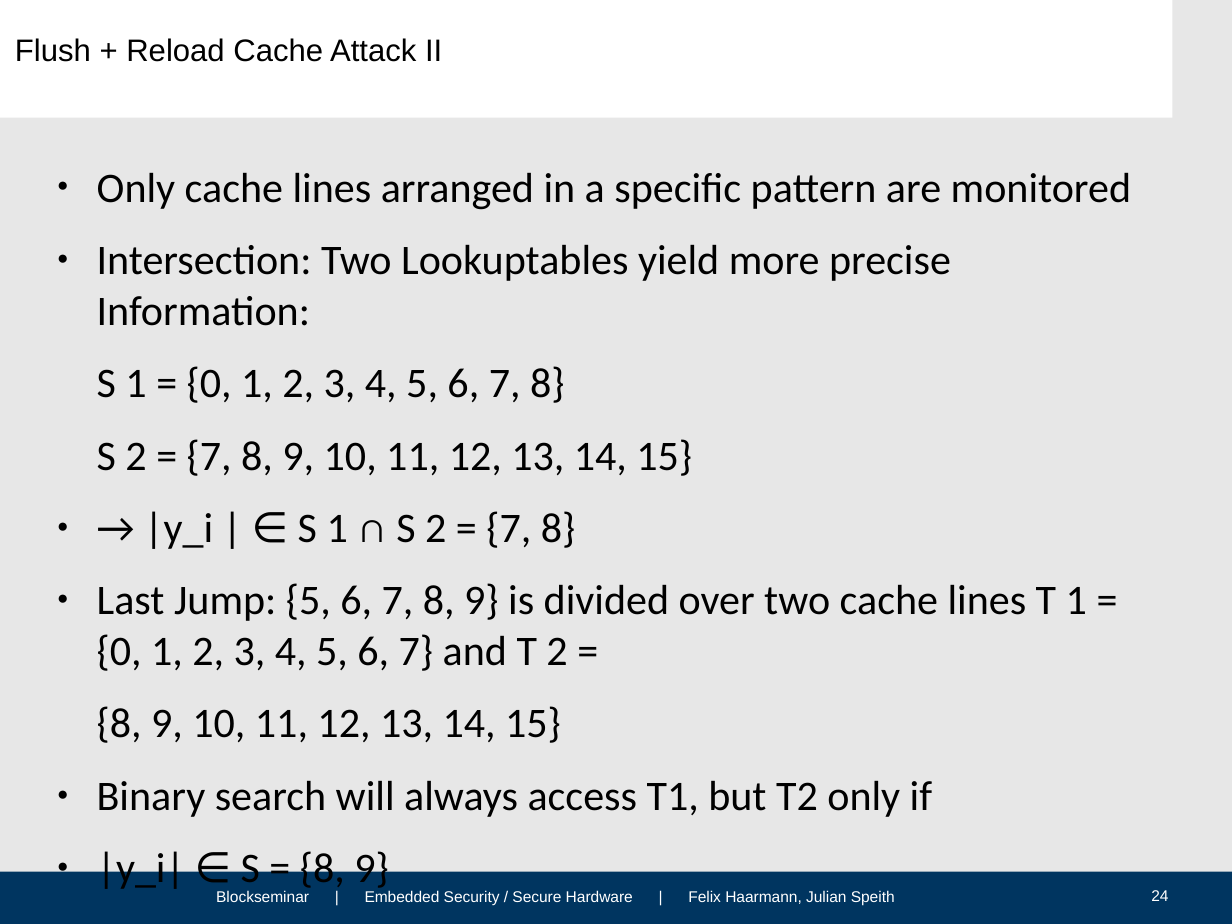
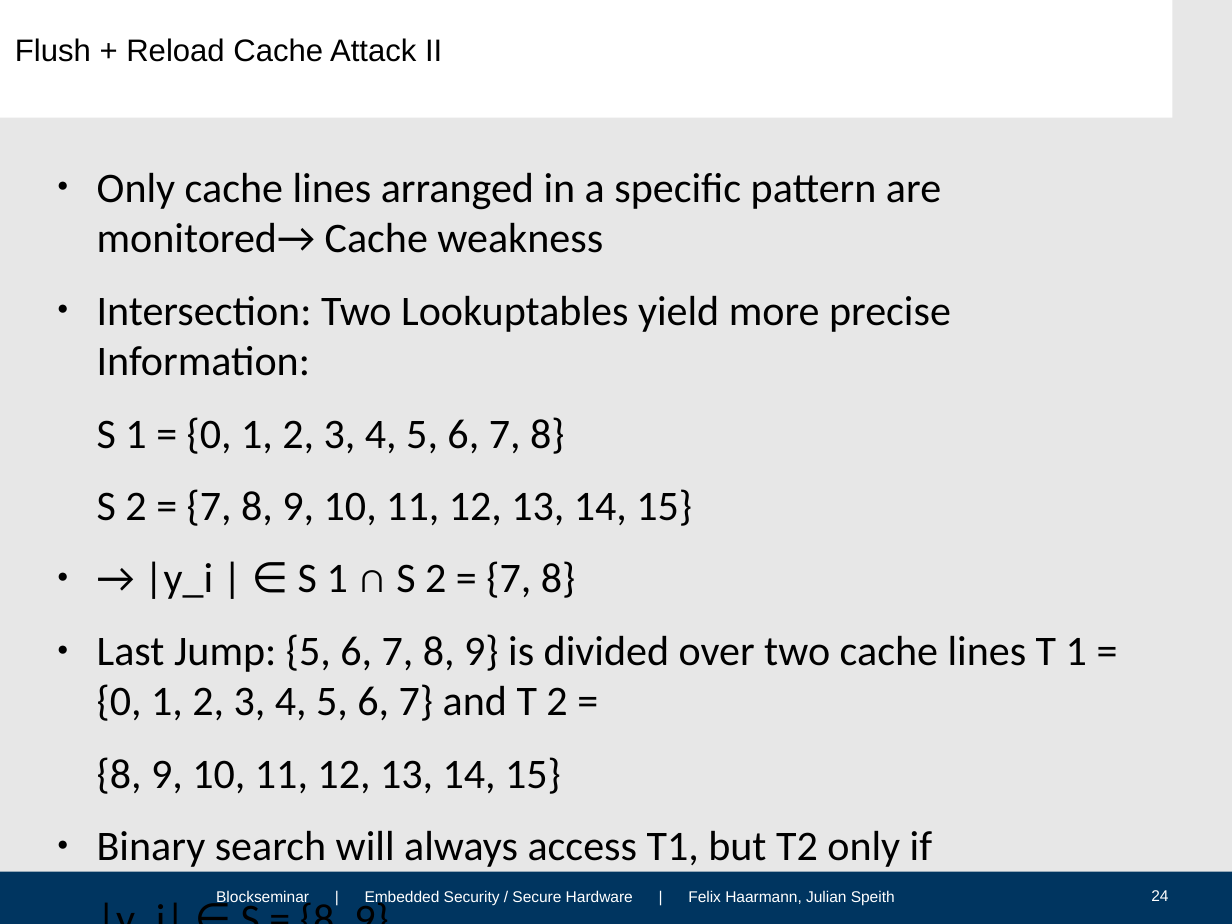
Before and after one commit to HFelixA/emsecseminar, a slide deck: slide 24 of presentation/Felix.odp. Drawn at 1232x924 pixels with LibreOffice and Linux fonts; fonts in the diff are those of the drawing; background and template pictures are left out. Boxes give left, top, right and bottom in pixels: in the first picture for what was removed or moved away, otherwise in the second. Text is boxed around its words. In the diff, an @@ line names an element or a change of style, - is before the commit and + after.

```diff
--- a/presentation/Felix.odp
+++ b/presentation/Felix.odp
@@ text "Only cache lines arranged in ..." at bbox=[97, 172, 1087, 867]: bullet ● to none @@
@@ text at bbox=[97, 172, 941, 253]: text changed @@
-● Only cache lines arranged in a specific pattern are monitored
+● Only cache lines arranged in a specific pattern are monitored→ Cache weakness
```
Also in this commit, not shown: 4 other slides changed, 3 slides added, 3 slides removed, 2 other files.
